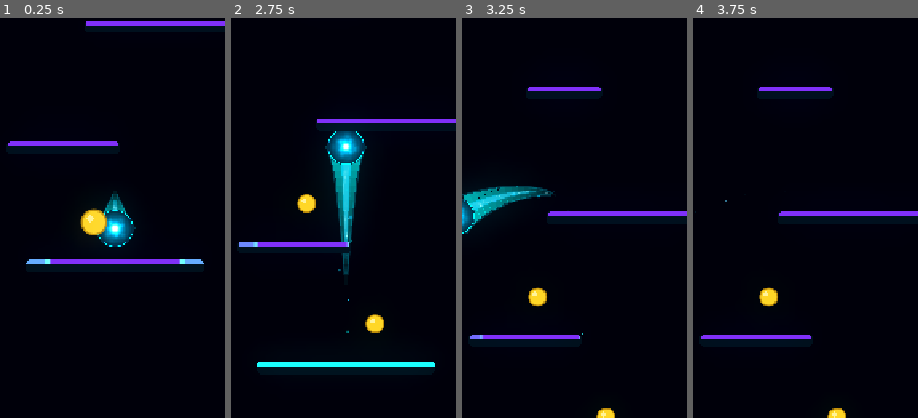
Above: before the commit, frames 1-4 (left to right).
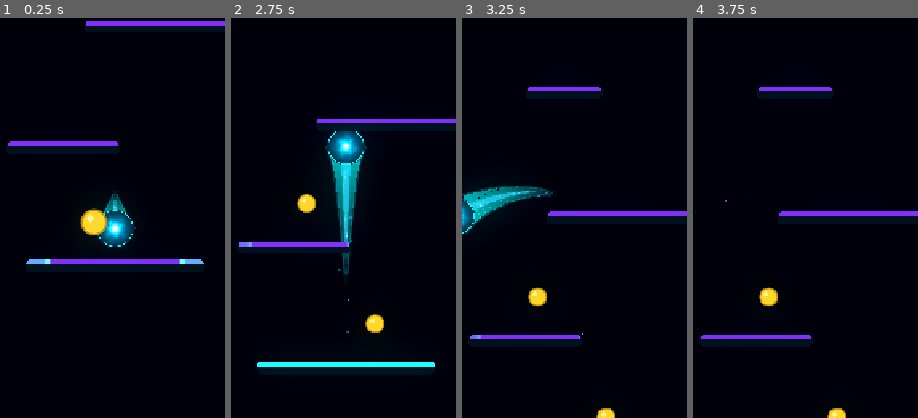
Above: after the commit, the same moments.

Repository: Kryodo/TowerJump
Game: Godot game, scene res://scenes/main.tscn
The game is run twice, just before and just after one commit, with the same random seed, the same clock (stepped at 60 frames per second) and the same inputs.
Inputs (mouse positions are % of the whole screen's width and height, from its top left):
- Up to frame 1 (0.25 s): no input
- Up to frame 2 (2.75 s): move the mouse to (45, 70) at 0.52 s; hold Right (ui_right) 0.53-1.25 s; click (45, 70) at 0.67 s; drag from (80, 65) to (47, 31) at 1.27 s; click "Nochmal spielen" at 2 s
- Up to frame 3 (3.25 s): move the mouse to (20, 35) at 2.77 s; hold Left (ui_left) from 2.78 s (still down)
- Up to frame 4 (3.75 s): release Left (ui_left) at 3.5 s; drag from (55, 50) to (41, 61) at 3.52 s
The pictures show only the part of the screen within x 24-74%, y 27-77%; the shares and areas given below are measured in that part.

Frame 1 is identical in both runs. In frame 2, 0.1% of the frame differs, in the area x 3-53%, y 56-58%; in frame 3, less than 0.1%; in frame 4, nothing differs.

Commit message:
Predict landing at actual platform contact surface

Diff:
--- a/scripts/landing/landing_feedback_controller.gd
+++ b/scripts/landing/landing_feedback_controller.gd
@@ -206,17 +206,26 @@
 ) -> Dictionary:
 	var g: float = float(ball.gravity)
 	var vy: float = float(ball.velocity.y)
-	var platform_dy: float = (
-		platform.global_position.y - ball.global_position.y
-	)
 	var screen_width: float = float(get_viewport().get_visible_rect().size.x)
 
-	if g <= 0.0 or platform_dy <= 0.0:
+	# Predict the ball-center position at actual collision contact: the top
+	# of the platform rectangle minus the ball radius. The visual NeonEdge
+	# does not define the collision surface.
+	var platform_half_height: float = float(platform.get("height")) * 0.5
+	var contact_y: float = (
+		platform.global_position.y
+		- platform_half_height
+		- float(ball.radius)
+	)
+	var contact_gap: float = contact_y - ball.global_position.y
+
+	if g <= 0.0 or contact_gap <= 0.0:
 		return {}
 
-	# Keep the proven ballistic crossing-time calculation as the primary
-	# prediction. It remains the gate for normal/idle jumps.
-	var discriminant: float = vy * vy + 2.0 * g * platform_dy
+	# Use this same contact time for both charge timing and horizontal
+	# projection, so the predicted X and the charge timeline refer to the
+	# same physical landing moment.
+	var discriminant: float = vy * vy + 2.0 * g * contact_gap
 	if discriminant < 0.0:
 		return {}
 
